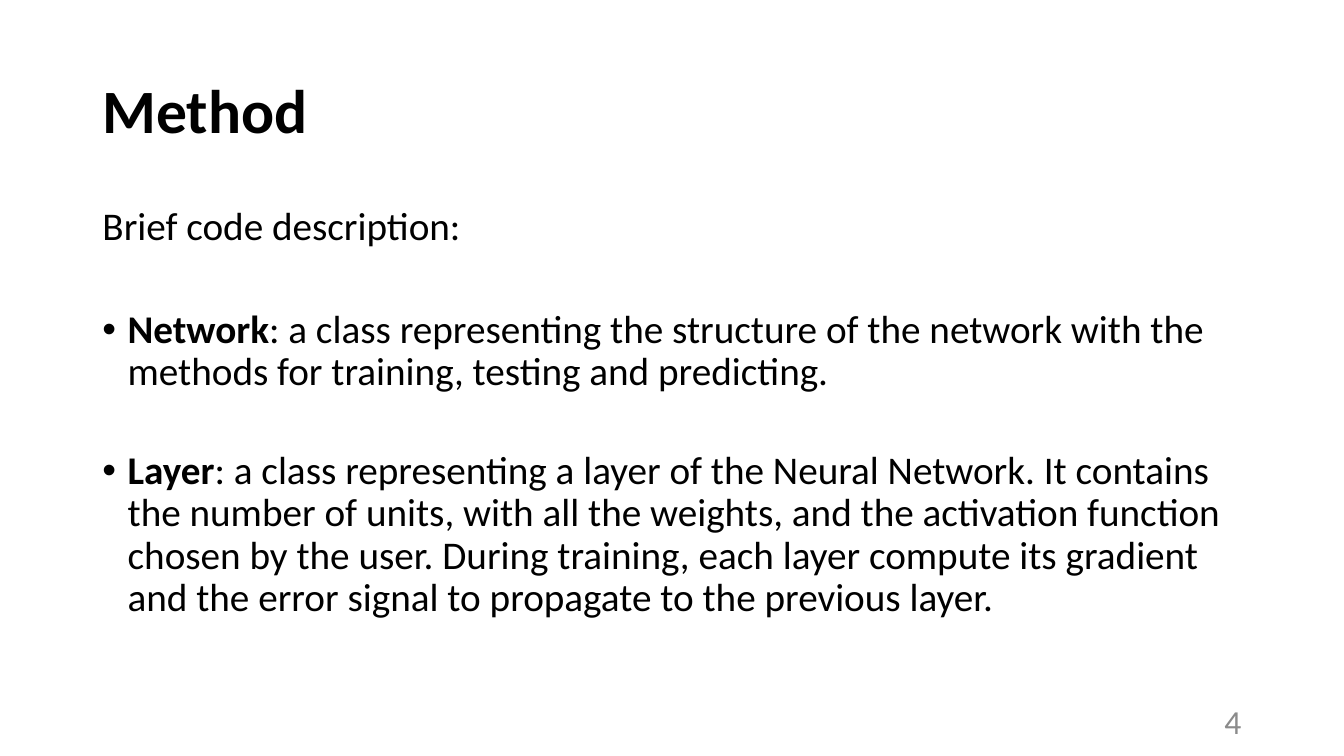
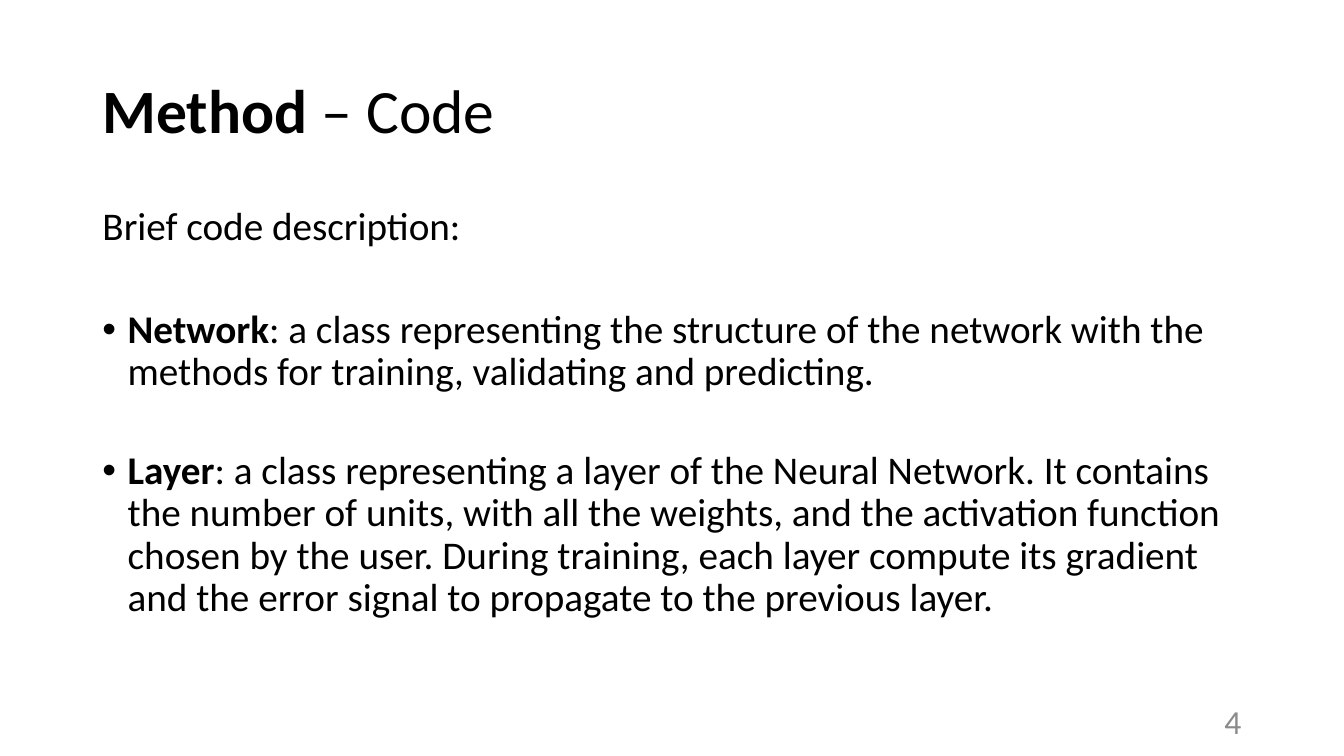
Before and after one commit to tommasoDR/NN-Implementation, a slide deck: slide 4 of Report.pptx. Drawn at 1344x756 pixels with LibreOffice and Linux fonts; fonts in the diff are those of the drawing. Boxes give left, top, right and bottom in pixels: in the first picture for what was removed or moved away, otherwise in the second. Text is boxed around its words. In the diff, an @@ line names an element or a change of style, - is before the commit and + after.

```diff
--- a/Report.pptx
+++ b/Report.pptx
@@ title at [102, 89, 494, 134]: text changed @@
-Method
+Method – Code
@@ text at [128, 315, 1203, 392]: text changed @@
-• Network: a class representing the structure of the network with the methods for training, testing and predicting.
+• Network: a class representing the structure of the network with the methods for training, validating and predicting.
```
Also in this commit, not shown: 11 other slides changed, 3 slides added, 4 other files.
